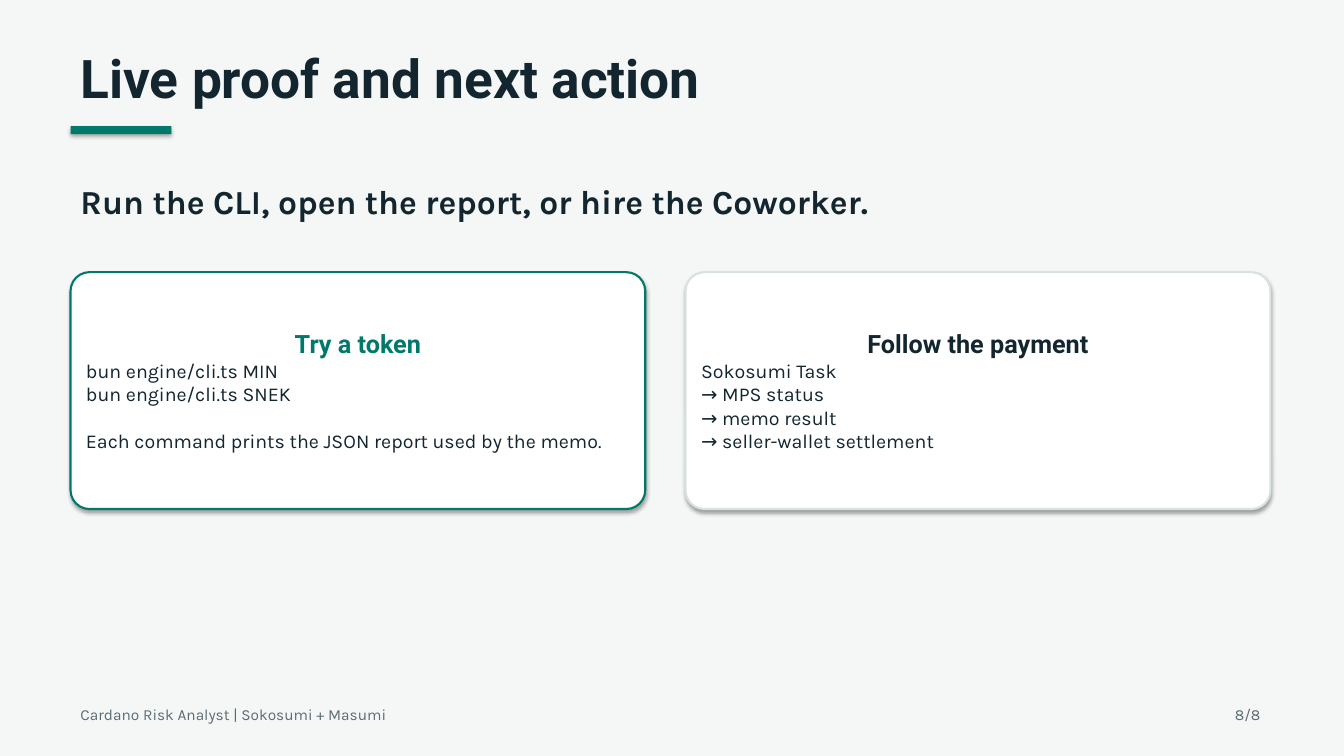
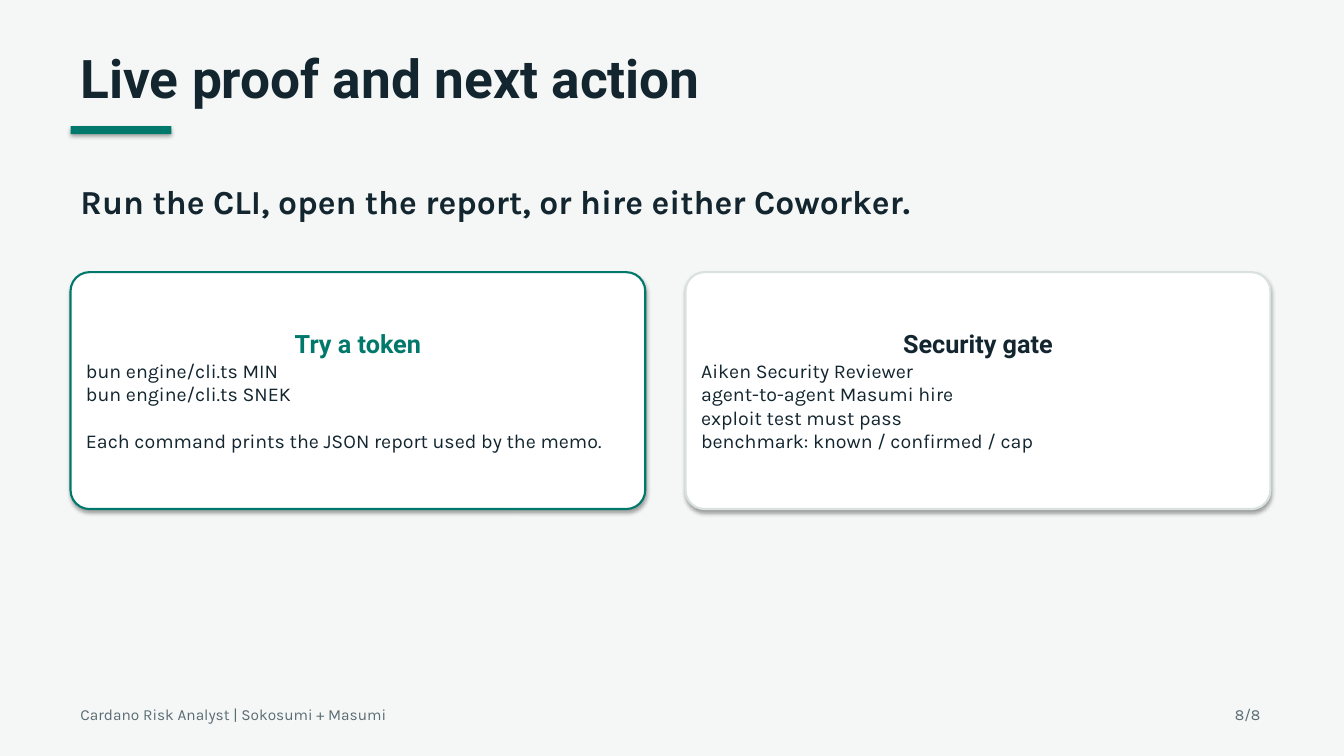
Before and after one commit to pieakshat/cardano-risk-coworker, a slide deck: slide 8 of deck/cardano-risk-analyst.pptx. Drawn at 1344x756 pixels with LibreOffice and Linux fonts; fonts in the diff are those of the drawing. Boxes give left, top, right and bottom in pixels: in the first picture for what was removed or moved away, otherwise in the second. Text is boxed around its words. In the diff, an @@ line names an element or a change of style, - is before the commit and + after.

Commit message:
Add security review route and benchmark wiring

```diff
--- a/deck/cardano-risk-analyst.pptx
+++ b/deck/cardano-risk-analyst.pptx
@@ text at (80, 190, 910, 222): text changed @@
-Run the CLI, open the report, or hire the Coworker.
+Run the CLI, open the report, or hire either Coworker.
@@ text in rounded rectangle at (701, 334, 1053, 453): text changed @@
-Follow the payment
-Sokosumi Task
-→ MPS status
-→ memo result
-→ seller-wallet settlement
+Security gate
+Aiken Security Reviewer
+agent-to-agent Masumi hire
+exploit test must pass
+benchmark: known / confirmed / cap
```
Also in this commit, not shown: 1 slide added, 15 other files.
